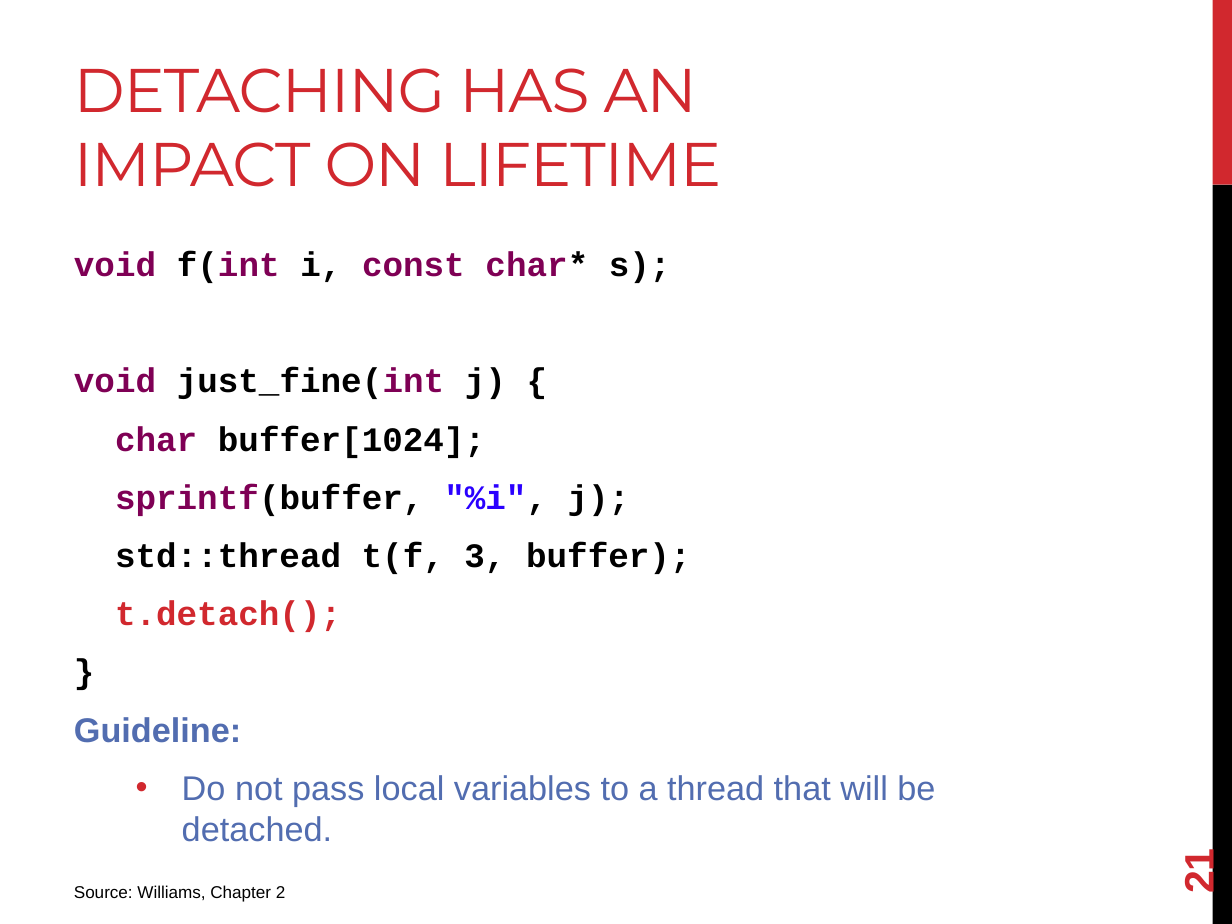
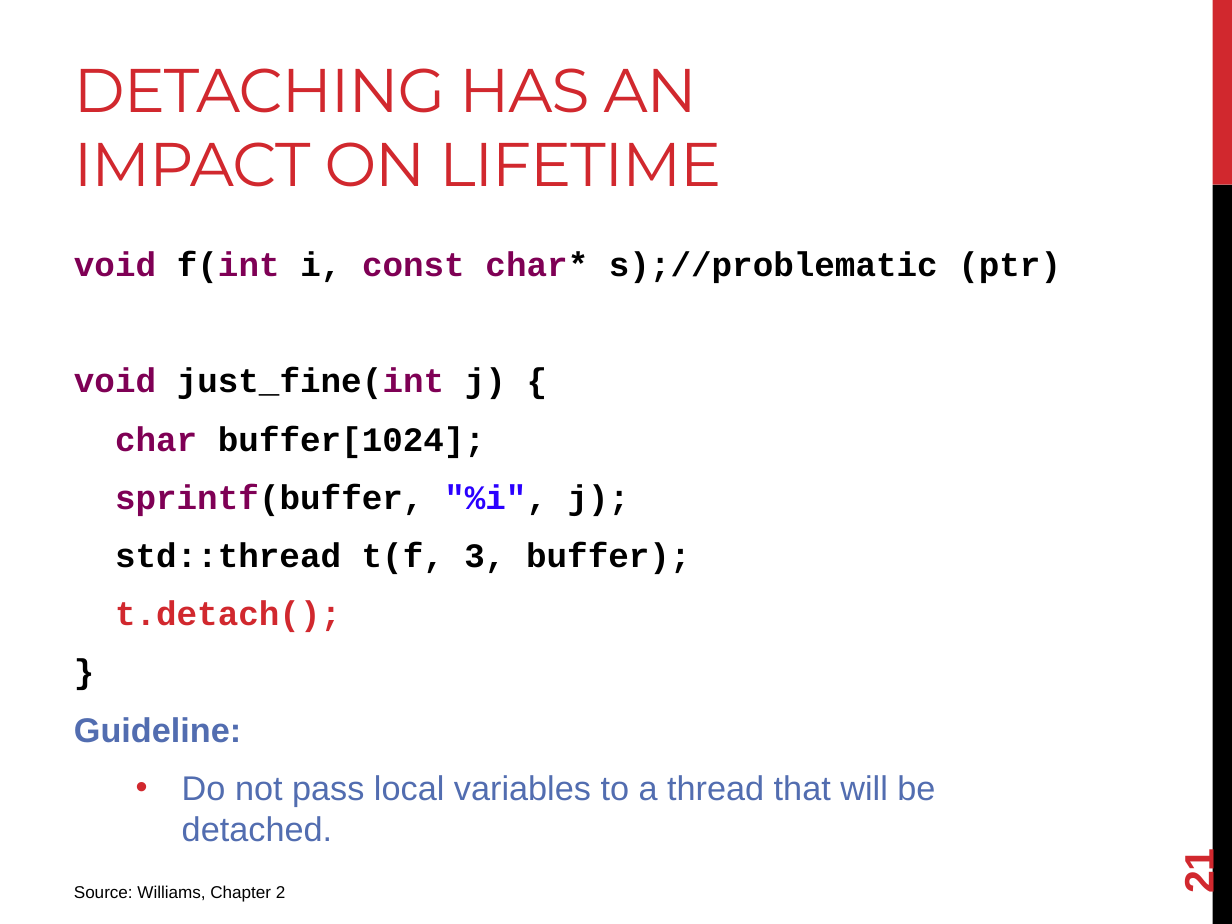
Before and after one commit to joshpeterson/DevelopingConcurrentSoftware, a slide deck: slide 21 of Lectures/Threads/Threads.pptx. Drawn at 1232x924 pixels with LibreOffice and Linux fonts; fonts in the diff are those of the drawing. Boxes give left, top, right and bottom in pixels: in the first picture for what was removed or moved away, otherwise in the second. Text is boxed around its words. In the diff, an @@ line names an element or a change of style, - is before the commit and + after.

```diff
--- a/Lectures/Threads/Threads.pptx
+++ b/Lectures/Threads/Threads.pptx
@@ text at (74, 251, 1061, 283): text changed; text colour #7F0055 to #000000 @@
-void f(int i, const char* s);
+void f(int i, const char* s);//problematic (ptr)
```
Also in this commit, not shown: 12 other slides changed, 12 other files.
